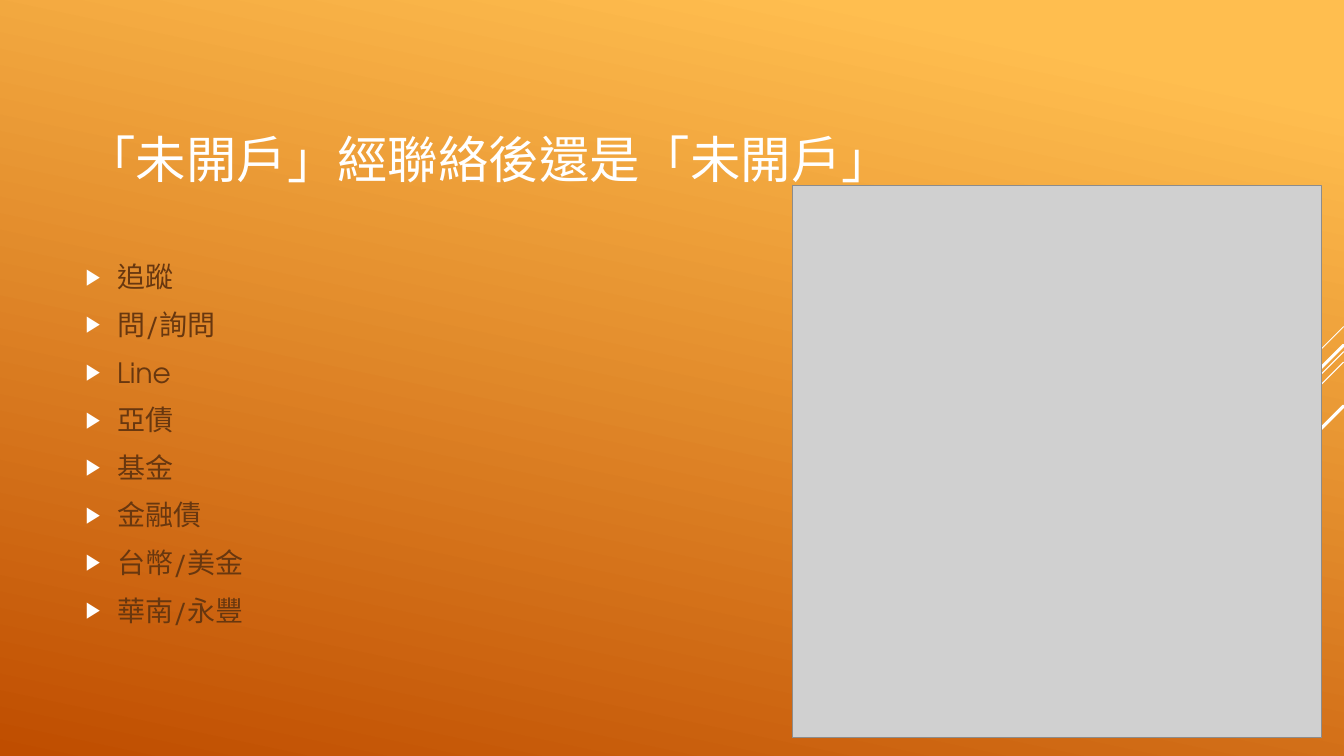
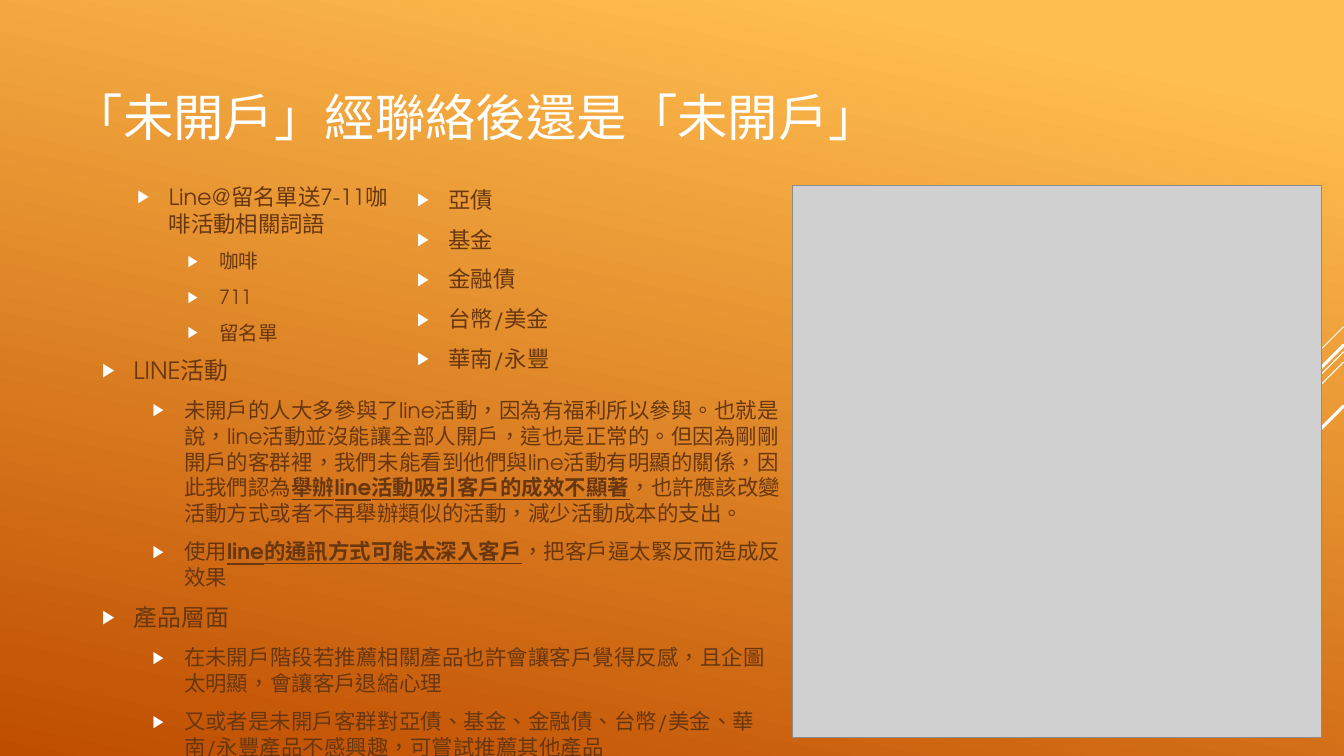
Before and after one commit to EvaXunHsu/Fintech-Course, a slide deck: slide 18 of Final/金融科技-文字探勘與機器學習.pptx (slide 20 before the commit). Drawn at 1344x756 pixels with LibreOffice and Linux fonts; fonts in the diff are those of the drawing; grey boxes stand for pictures. Boxes give left, top, right and bottom in pixels: in the first picture for what was removed or moved away, otherwise in the second. Text is boxed around its words. In the diff, an @@ line names an element or a change of style, - is before the commit and + after.

```diff
--- a/Final/金融科技-文字探勘與機器學習.pptx
+++ b/Final/金融科技-文字探勘與機器學習.pptx
@@ title "「未開戶」經聯絡後還是「未開戶」" rewrapped from [86, 135, 892, 191] to [73, 93, 879, 141] @@
@@ text "亞債": place and size @@
-text "亞債" at [117, 263, 244, 625]
+text "亞債" at [449, 189, 550, 371]
@@ text "亞債" at [449, 189, 550, 371]: size 20 to 16 pt @@
@@ text added at [169, 186, 388, 342], 16 pt, text #68380F @@
+▶ Line@留名單送7-11咖啡活動相關詞語
+  ▶ 咖啡
+  ▶ 711
+  ▶ 留名單
@@ text at [117, 263, 215, 383]: paragraphs removed @@
-▶ 追蹤
-▶ 問/詢問
-▶ Line
@@ text added at [134, 359, 780, 756], 15.3 pt, text #68380F @@
+▶ LINE活動
+  ▶ 未開戶的人大多參與了line活動，因為有福利所以參與。也就是說，line活動並沒能讓全部人開戶，這也是正常的。但因為剛剛開戶的客群裡，我們未能看到他們與line活動有明顯的關係，因此我們認為舉辦line活動吸引客戶的成效不顯著，也許應該改變活動方式或者不再舉辦類似的活動，減少活動成本的支出。
+  ▶ 使用line的通訊方式可能太深入客戶，把客戶逼太緊反而造成反效果
+▶ 產品層面
+  ▶ 在未開戶階段若推薦相關產品也許會讓客戶覺得反感，且企圖太明顯，會讓客戶退縮心理
+  ▶ 又或者是未開戶客群對亞債、基金、金融債、台幣/美金、華南/永豐產品不感興趣，可嘗試推薦其他產品
```
Also in this commit, not shown: 15 other slides changed, 3 slides added, 3 slides removed, 24 other files.
